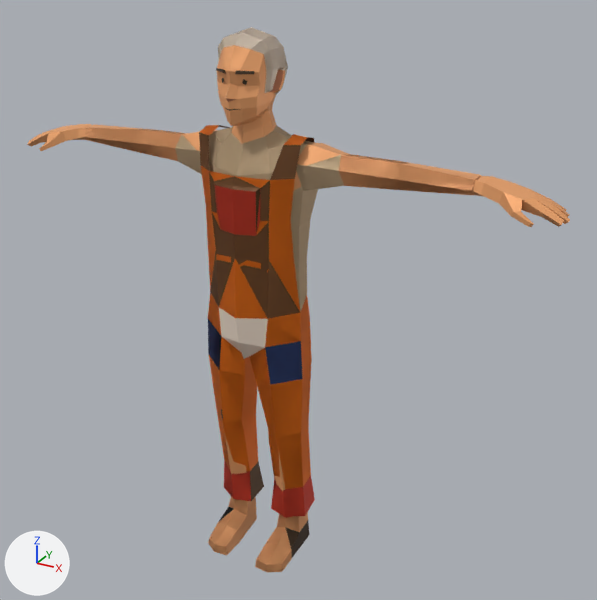
Two versions of the Blender file Assets/_Project/__Avatar_System2.0/Male/1. Blender/Male_Body_Reg-White.blend, one commit apart.
Rendered twice from a 50 mm lens placed at (1.302, -2.102, 2.034), pointed at (0.107, 0.071, 0.948). Every picture has the same lights, and +X, +Y and +Z are marked at lower left. The first picture is the older version.

Before the edit, the objects in view are built like this:
```python
me_mesh_039 = bpy.data.meshes.new('Mesh.039')
me_mesh_039.from_pydata(...)  # 98 vertices, 76 faces; spans x -0.097..0.097, y -0.102..0.097, z 1.604..1.8
me_mesh_039.materials.append(mat_aa_pp)
me_mesh_042 = bpy.data.meshes.new('Mesh.042')
me_mesh_042.from_pydata(...)  # 508 vertices, 460 faces; spans x -0.681..0.681, y -0.141..0.115, z 0.131..1.517
me_mesh_042.materials.append(mat_aa_pp)
me_mesh_047 = bpy.data.meshes.new('Mesh.047')
me_mesh_047.from_pydata(...)  # 46 vertices, 40 faces; spans x 0.0..0.183, y -0.141..0.099, z 0.131..0.979
me_mesh_047.materials.append(mat_aa_pp)
ob_male_hair_reg_white = bpy.data.objects.new('Male_Hair_Reg_White', me_mesh_039)
ob_male_hair_reg_white.location = (0.0, 0.0, 0.0)
ob_male_legs_body = bpy.data.objects.new('Male_Legs_Body', me_mesh_047)
ob_male_legs_body.location = (0.0, 0.0, 0.0)
_m = ob_male_legs_body.modifiers.new('Mirror', 'MIRROR')
_m.use_clip = True
ob_male_torso_coveralls_orange = bpy.data.objects.new('Male_Torso_Coveralls_Orange', me_mesh_042)
ob_male_torso_coveralls_orange.location = (0.0, 0.0, 0.0)
# also in view: 'Male_Hands_Body' at (0.0, 0.016, 1.399); 'Male_Head_Body' at (0.0, -0.034, 1.63); 'Male_Torso_Body' at (0.0, -0.018, 1.231); 'Male_Feet_Body' at (0.0, -0.035, 0.069); 'Male_Torso_Coveralls_Blue' at (0.0, -0.013, 0.824)
```
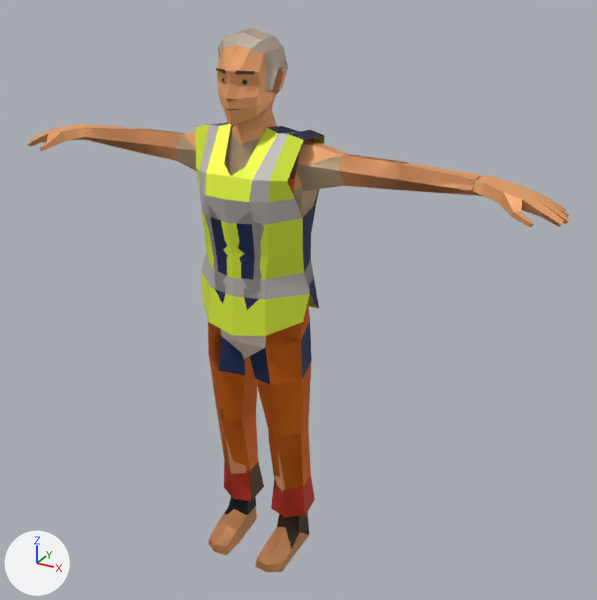
Boxes [x1, y1, x2, y2] around the edits, measured in the pictures (597 x 600 px):
'Male_Vest_Safety-Yellow', added
    after: [195, 124, 324, 336]
'Male_Vest_Safety-Blue', added
    after: [197, 122, 324, 321]
'Male_Torso_Coveralls_Blue', unchanged, covered by the edit
    before: [208, 144, 474, 419]
    after: [219, 187, 312, 419]

The edits, one by one:
Picture 'atlas-albedo-LPAP.png.001' (img_atlas_albedo_lpap_png_001) is new.
Picture 'atlas-emission-LPAP.png.001' (img_atlas_emission_lpap_png_001) is new.
Material 'AA_PP.001' (mat_aa_pp_001) is new.
Uses the picture img_atlas_albedo_lpap_png_001.
Uses the picture img_atlas_emission_lpap_png_001.
Mesh me_female_vest_safetyvest_002 is new.
It has 99 vertices, 84 faces and spans x -0.203..0.203, y -0.176..0.155, z 0.894..1.527.
It uses material mat_aa_pp_001.
Mesh me_female_vest_safetyvest is new.
It has 91 vertices, 78 faces and spans x -0.203..0.203, y -0.178..0.153, z 0.894..1.527.
It uses material mat_aa_pp_001.
Object 'Male_Vest_Safety-Blue' (ob_male_vest_safety_blue) is new; it shows me_female_vest_safetyvest_002.
Its location is (0.0, 0.0, 0.0).
Object 'Male_Vest_Safety-Yellow' (ob_male_vest_safety_yellow) is new; it shows me_female_vest_safetyvest.
Its location is (0.0, 0.0, 0.0).
